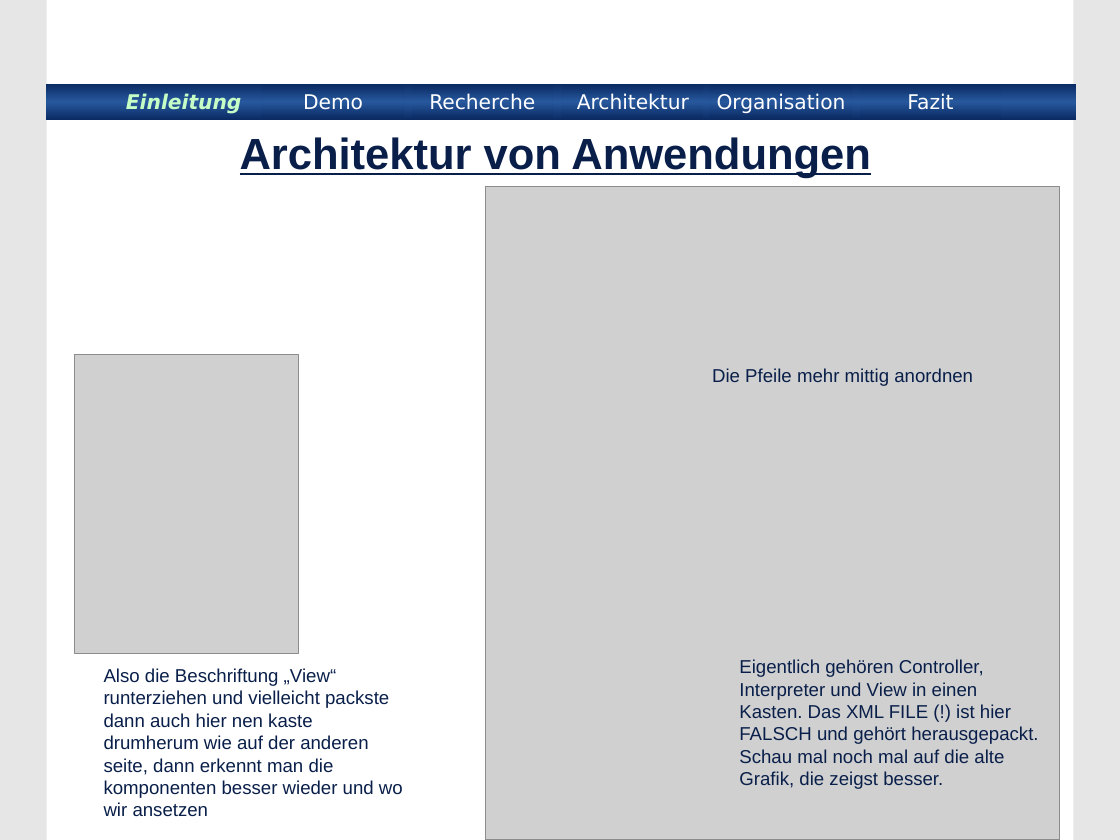
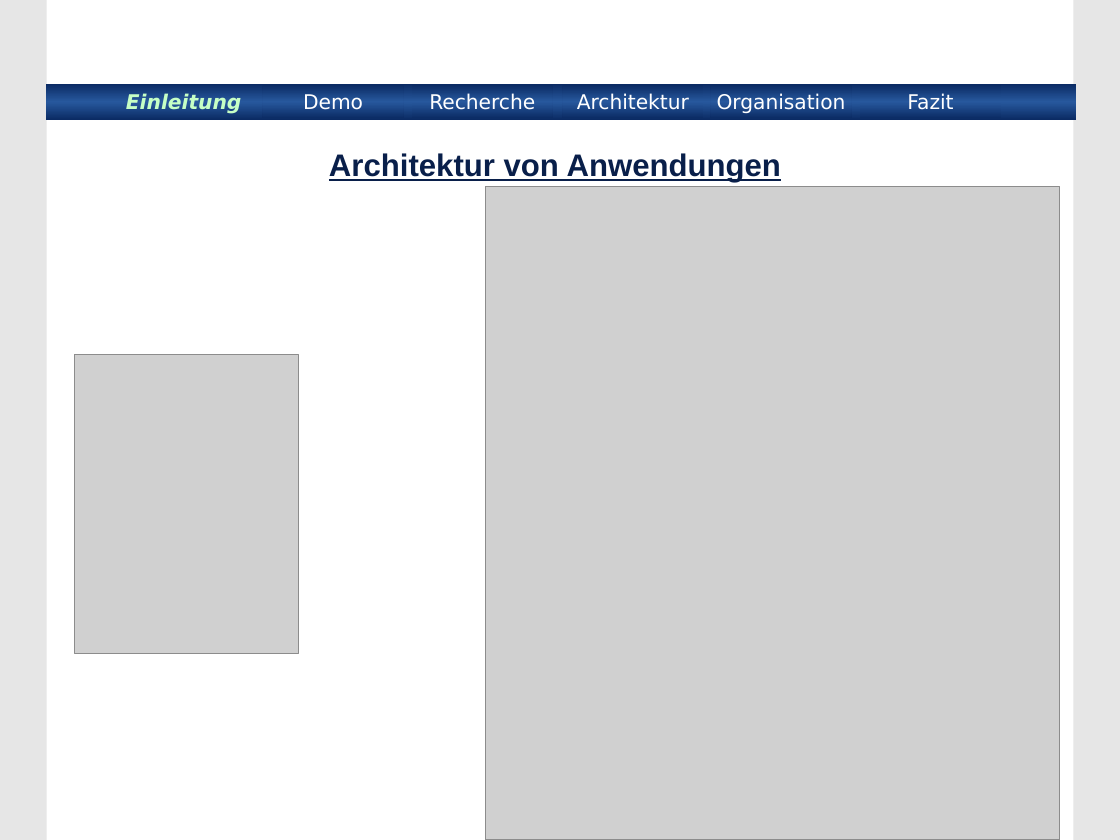
Before and after one commit to BackupTheBerlios/xmlinterface, a slide deck: slide 3 of xmlinterface/project/Praesentation/xmlinterface.ppt (slide 4 before the commit). Drawn at 1120x840 pixels with LibreOffice and Linux fonts; fonts in the diff are those of the drawing; grey boxes stand for pictures; background and template pictures are left out. Boxes give left, top, right and bottom in pixels: in the first picture for what was removed or moved away, otherwise in the second. Text is boxed around its words. In the diff, an @@ line names an element or a change of style, - is before the commit and + after.

```diff
--- a/xmlinterface/project/Praesentation/xmlinterface.ppt
+++ b/xmlinterface/project/Praesentation/xmlinterface.ppt
@@ title "Architektur von Anwendungen": place and size @@
-title "Architektur von Anwendungen" at [240, 137, 871, 178]
+title "Architektur von Anwendungen" at [329, 153, 781, 183]
@@ title "Architektur von Anwendungen" at [329, 153, 781, 183]: size 28 to 20 pt @@
@@ text removed at [712, 368, 973, 386] @@
-Die Pfeile mehr mittig anordnen
@@ text removed at [739, 659, 1038, 789] @@
-Eigentlich gehören Controller, Interpreter und View in einen Kasten. Das XML FILE (!) ist hier FALSCH und gehört herausgepackt. Schau mal noch mal auf die alte Grafik, die zeigst besser.
@@ text removed at [104, 668, 403, 817] @@
-Also die Beschriftung „View“ runterziehen und vielleicht packste dann auch hier nen kaste drumherum wie auf der anderen seite, dann erkennt man die komponenten besser wieder und wo wir ansetzen
```
Also in this commit, not shown: 13 other slides changed, 2 slides added, 3 slides removed.
